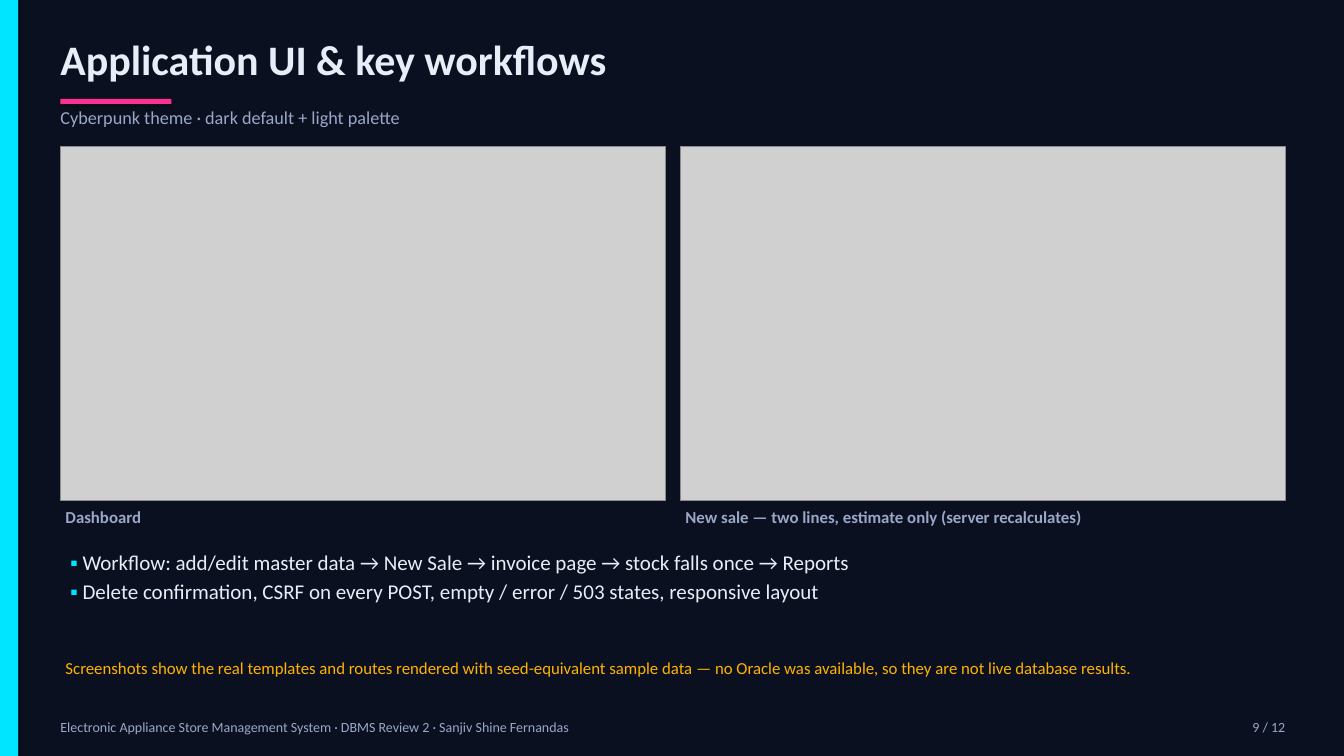
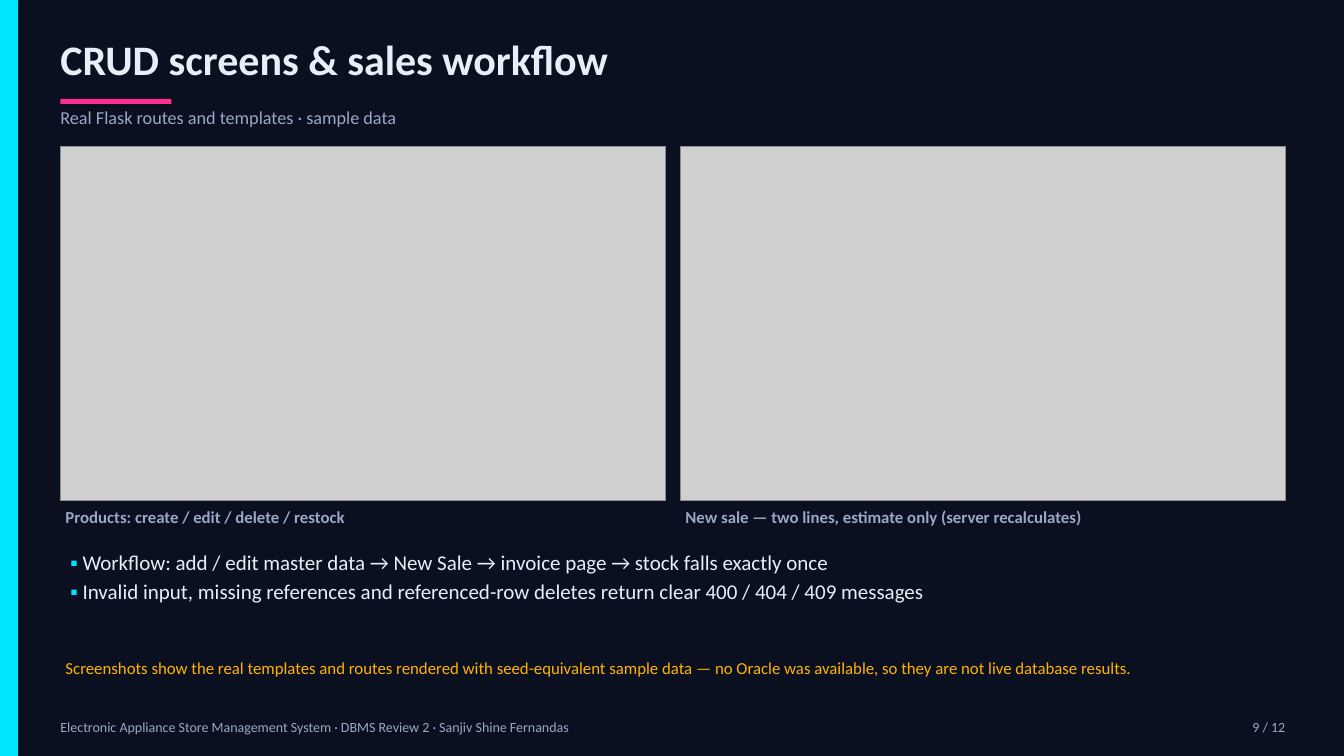
Before and after one commit to sanjiv283/Electronic_Appliance_Store_Manager, a slide deck: slide 9 of docs/Review_2_Presentation.pptx. Drawn at 1344x756 pixels with LibreOffice and Linux fonts; fonts in the diff are those of the drawing; grey boxes stand for pictures. Boxes give left, top, right and bottom in pixels: in the first picture for what was removed or moved away, otherwise in the second. Text is boxed around its words. In the diff, an @@ line names an element or a change of style, - is before the commit and + after.

```diff
--- a/docs/Review_2_Presentation.pptx
+++ b/docs/Review_2_Presentation.pptx
@@ text at (x1=60, y1=45, x2=608, y2=76): text changed @@
-Application UI & key workflows
+CRUD screens & sales workflow
@@ text at (x1=60, y1=111, x2=396, y2=127): text changed @@
-Cyberpunk theme · dark default + light palette
+Real Flask routes and templates · sample data
@@ text at (x1=65, y1=511, x2=344, y2=523): text changed @@
-Dashboard
+Products: create / edit / delete / restock
@@ text at (x1=83, y1=555, x2=923, y2=603): text changed @@
-▪ Workflow: add/edit master data → New Sale → invoice page → stock falls once → Reports
-▪ Delete confirmation, CSRF on every POST, empty / error / 503 states, responsive layout
+▪ Workflow: add / edit master data → New Sale → invoice page → stock falls exactly once
+▪ Invalid input, missing references and referenced-row deletes return clear 400 / 404 / 409 messages
```
Also in this commit, not shown: 4 other slides changed, 7 other files.
